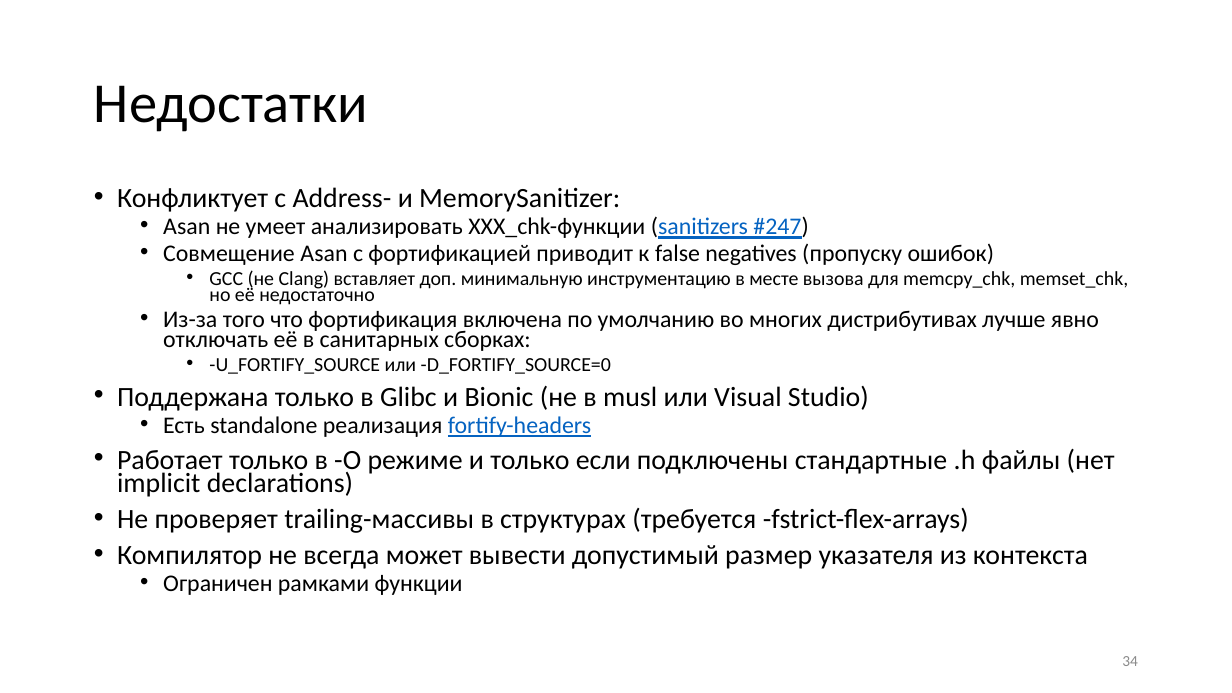
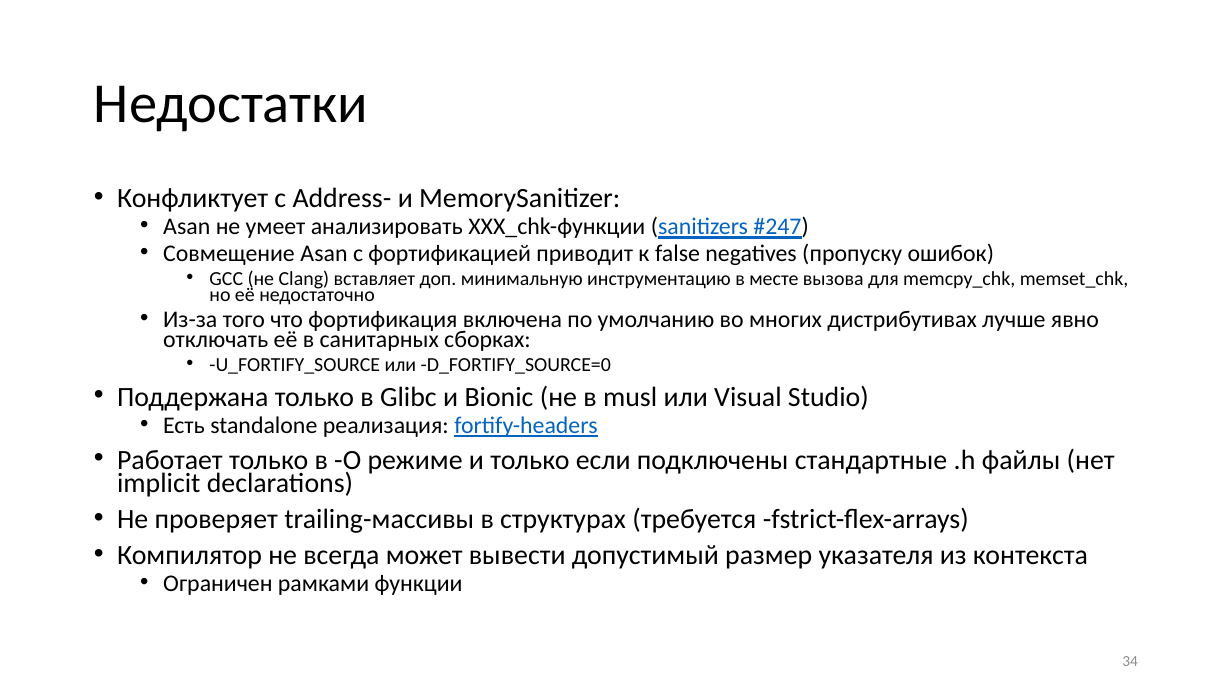
Before and after one commit to yugr/slides, a slide deck: slide 34 of CppZeroCost/2025/RU.pptx. Drawn at 1232x693 pixels with LibreOffice and Linux fonts; fonts in the diff are those of the drawing. Boxes give left, top, right and bottom in pixels: in the first picture for what was removed or moved away, otherwise in the second. Text is boxed around its words. In the diff, an @@ line names an element or a change of style, - is before the commit and + after.

```diff
--- a/CppZeroCost/2025/RU.pptx
+++ b/CppZeroCost/2025/RU.pptx
@@ text at bbox=[163, 416, 597, 437]: text changed @@
-  • Есть standalone реализация fortify-headers
+  • Есть standalone реализация: fortify-headers
```
Also in this commit, not shown: 3 other slides changed, 1 other file.
